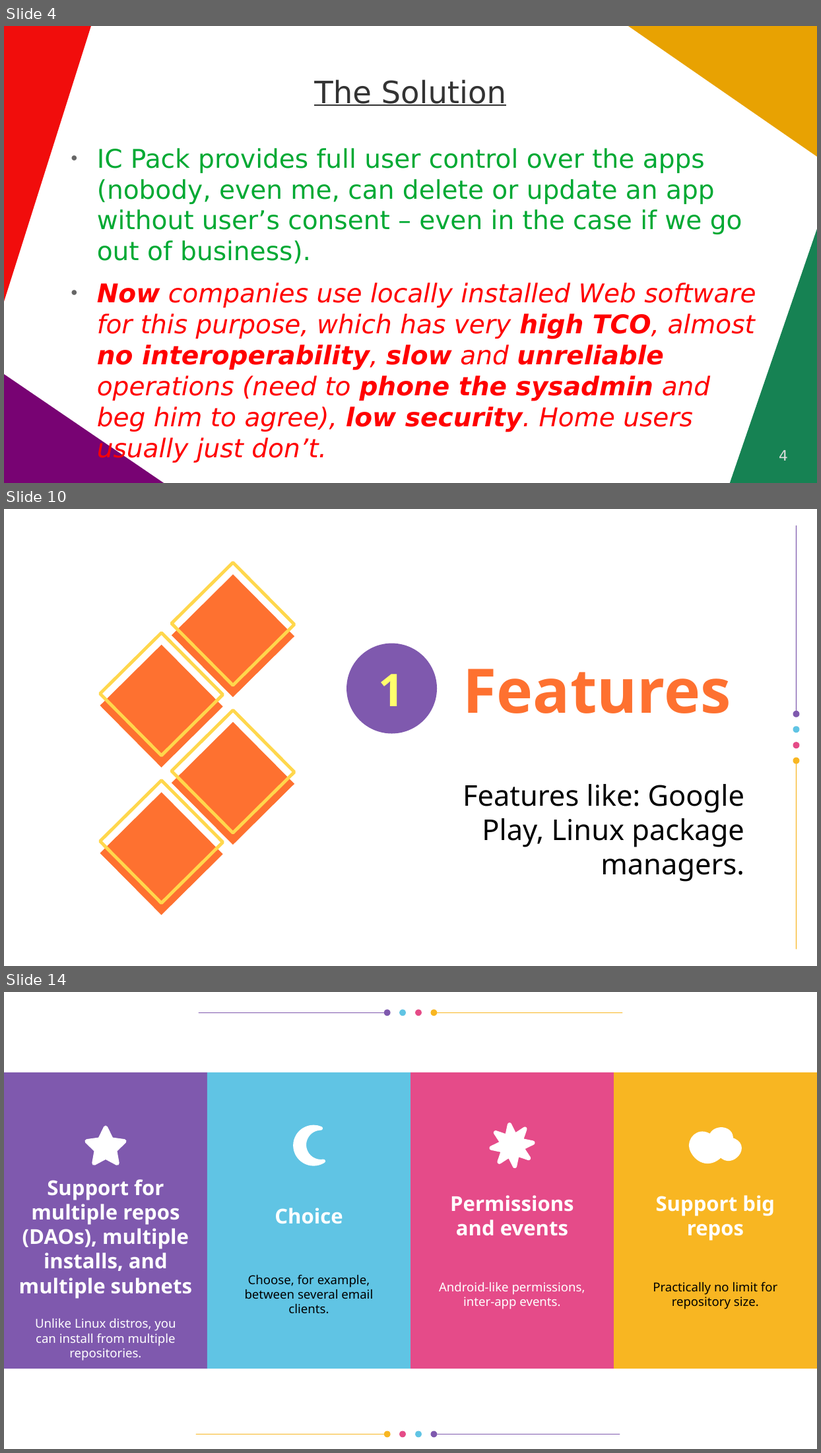
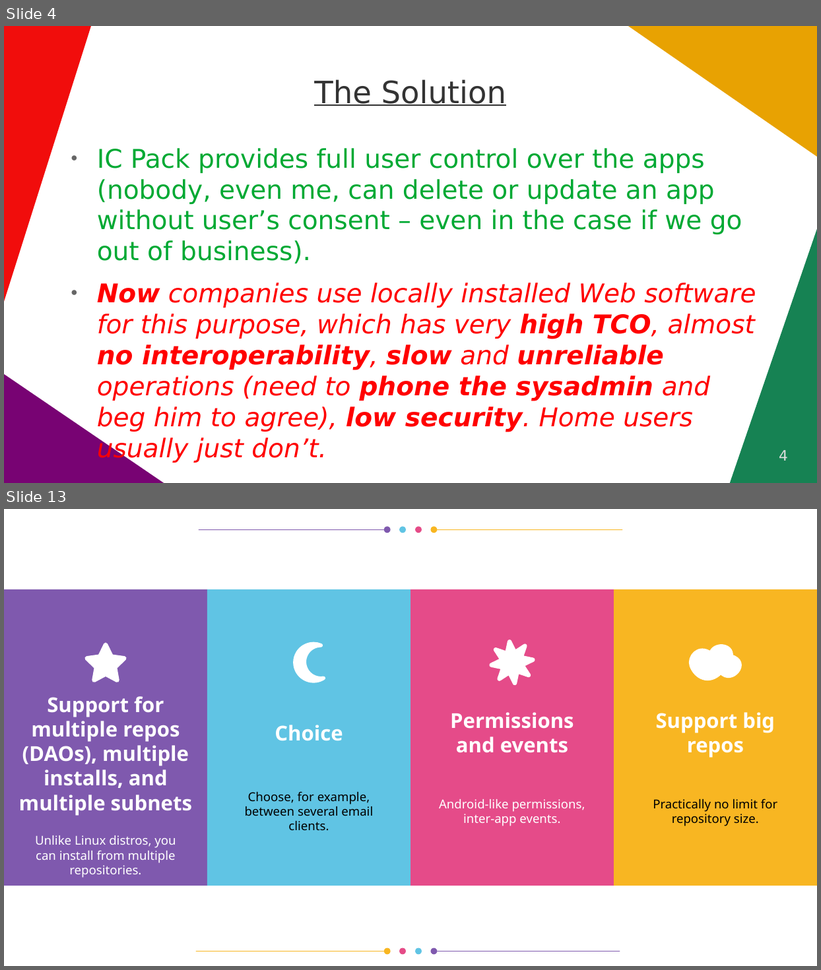
Before and after one commit to vporton/icp-package-manager, a slide deck: docs/long-pitchdeck.odp. Shown one above the other, each under a label of ours: slides 4, 10 and 14 before the commit, slides 4 and 13 after it; the slides between them are not shown. The pictures are 821x1453 and 821x970 pixels, drawn with LibreOffice and Linux fonts; fonts in the diff are those of the drawing; background and template pictures are left out. Boxes give left, top, right and bottom in pixels: in the first picture for what was removed or moved away, otherwise in the second. Text is boxed around its words. In the diff, an @@ line names an element or a change of style, - is before the commit and + after.

```diff
--- a/docs/long-pitchdeck.odp
+++ b/docs/long-pitchdeck.odp
@@ slide 10 removed at <box>4,509,817,966</box>, background #FFFFFF @@
@@ group removed at <box>793,526,800,949</box>: 4 freeform shapes, 2 lines @@
@@ freeform shape removed at <box>347,643,438,734</box> @@
-1
@@ title removed at <box>463,669,731,714</box> @@
-Features
@@ group removed at <box>100,563,294,916</box>: 8 freeform shapes @@
@@ title removed at <box>463,784,745,882</box> @@
-Features like: Google Play, Linux package managers.
@@ what was slide 14 is now slide 13 @@
```
Also in this commit, not shown: 7 slides changed, 5 slides added, 9 other slides removed.
